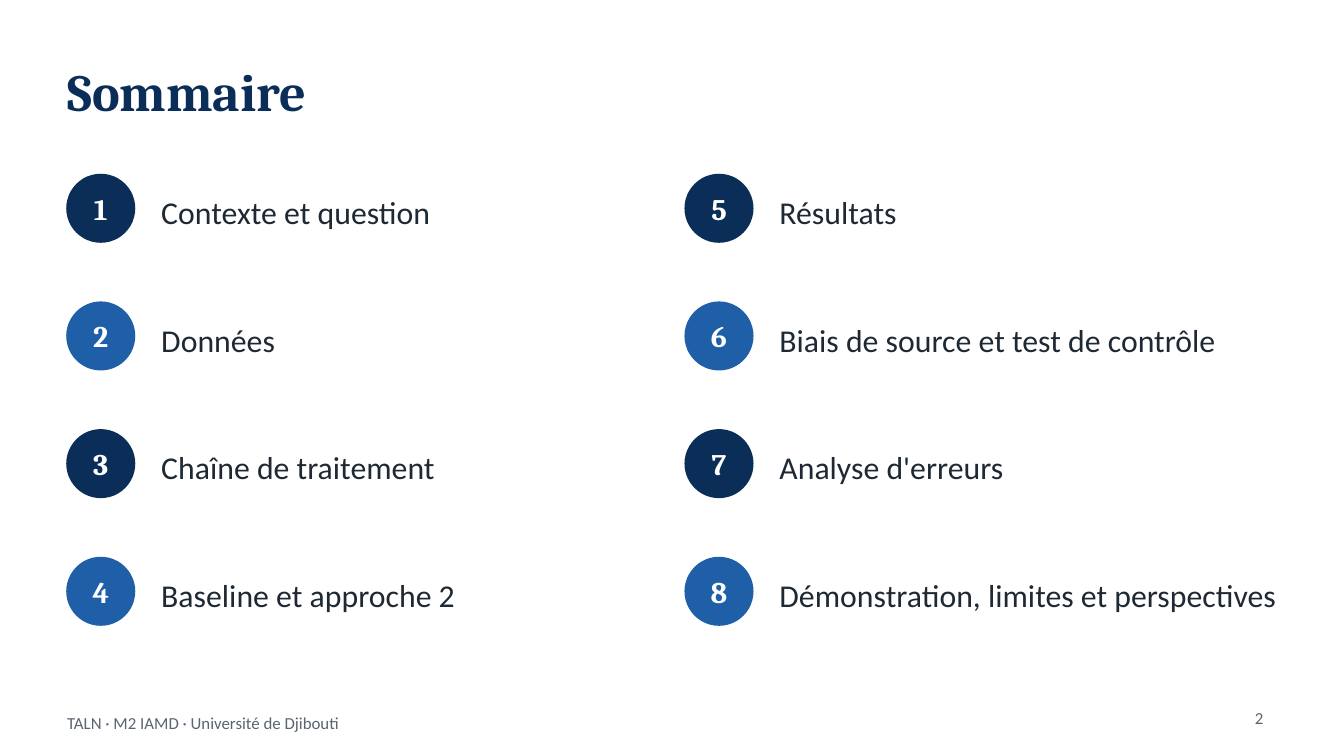
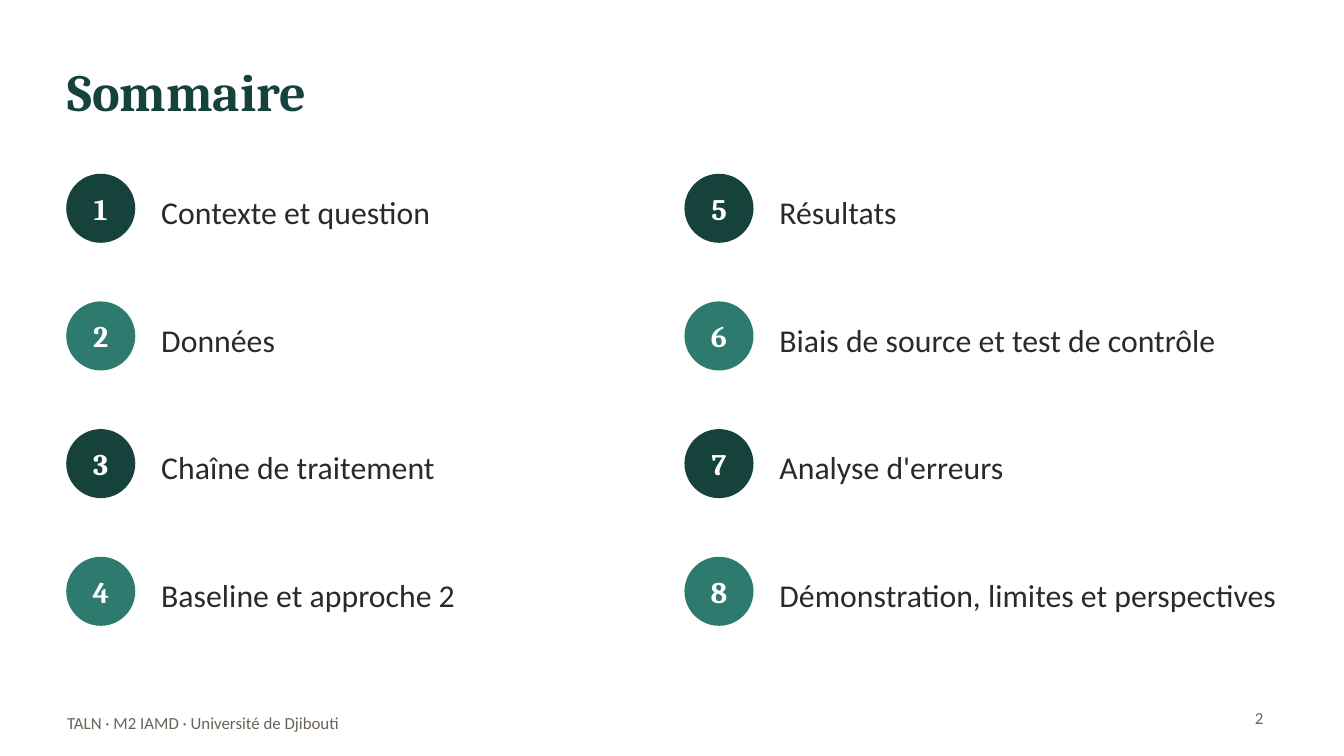
Before and after one commit to fatouu50/taln-classification-djibouti, a slide deck: slide 2 of rapport/Soutenance_TALN_Classification_thematique.pptx. Drawn at 1344x756 pixels with LibreOffice and Linux fonts; fonts in the diff are those of the drawing. Boxes give left, top, right and bottom in pixels: in the first picture for what was removed or moved away, otherwise in the second. Text is boxed around its words. In the diff, an @@ line names an element or a change of style, - is before the commit and + after.

```diff
--- a/rapport/Soutenance_TALN_Classification_thematique.pptx
+++ b/rapport/Soutenance_TALN_Classification_thematique.pptx
@@ title "Sommaire" at <box>67,75,306,112</box>: text colour #0B2E59 to #16423C @@
@@ fill #0B2E59 to #16423C; outline #0B2E59 1 pt to #16423C 1 pt in 4 elements at <box>67,175,134,242</box>, <box>67,430,134,497</box>, <box>685,175,753,242</box>, <box>685,430,753,497</box> @@
@@ fill #1F5FA8 to #2F7A6E; outline #1F5FA8 1 pt to #2F7A6E 1 pt in 4 elements at <box>67,302,134,370</box>, <box>67,558,134,625</box>, <box>685,302,753,370</box>, <box>685,558,753,625</box> @@
@@ text "TALN · M2 IAMD · ..." at <box>67,717,339,732</box>: text colour #5A6472 to #6B6259 @@
@@ page number at <box>1255,713,1264,724</box>: text colour #5A6472 to #6B6259 @@
```
Also in this commit, not shown: 7 other slides changed.
